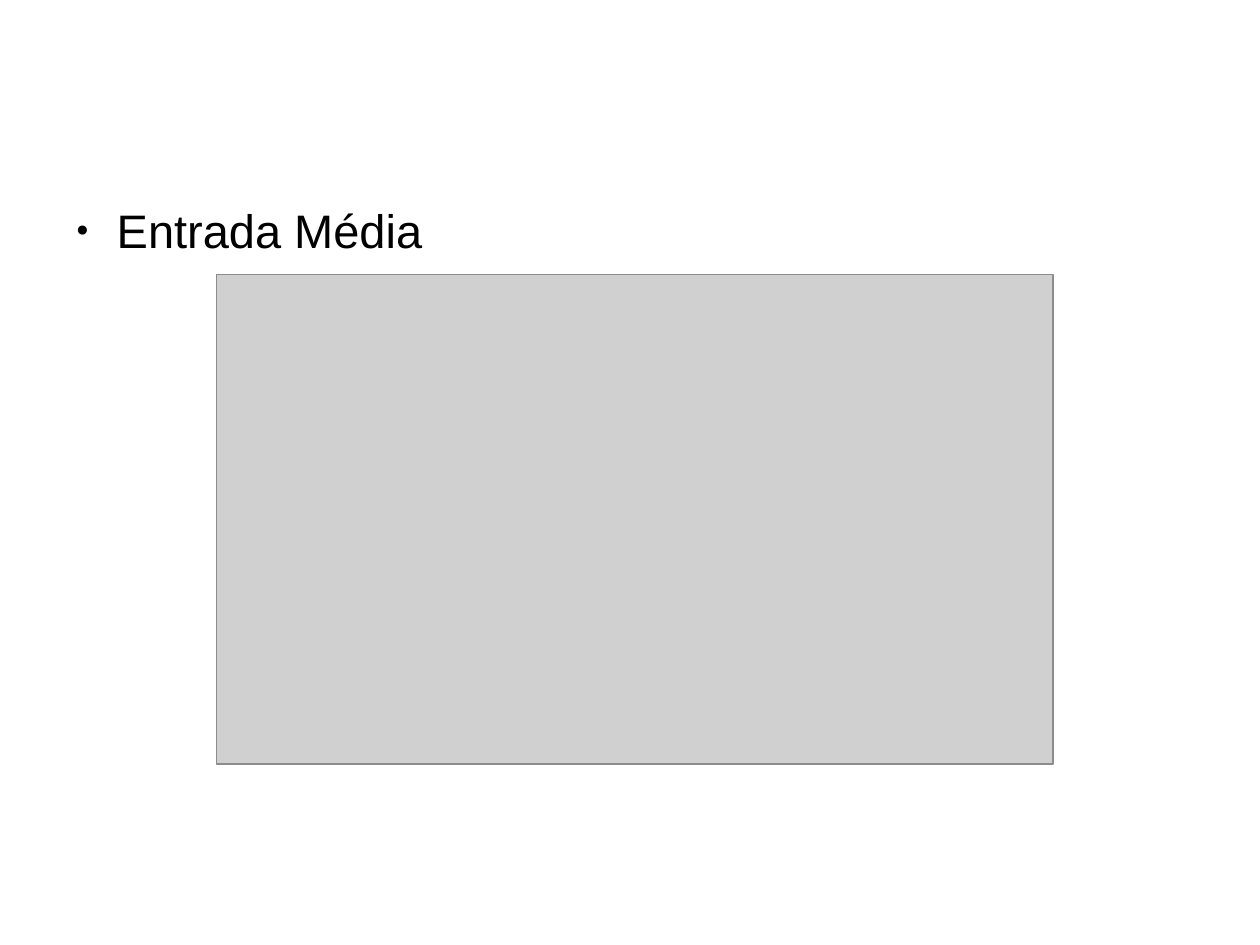
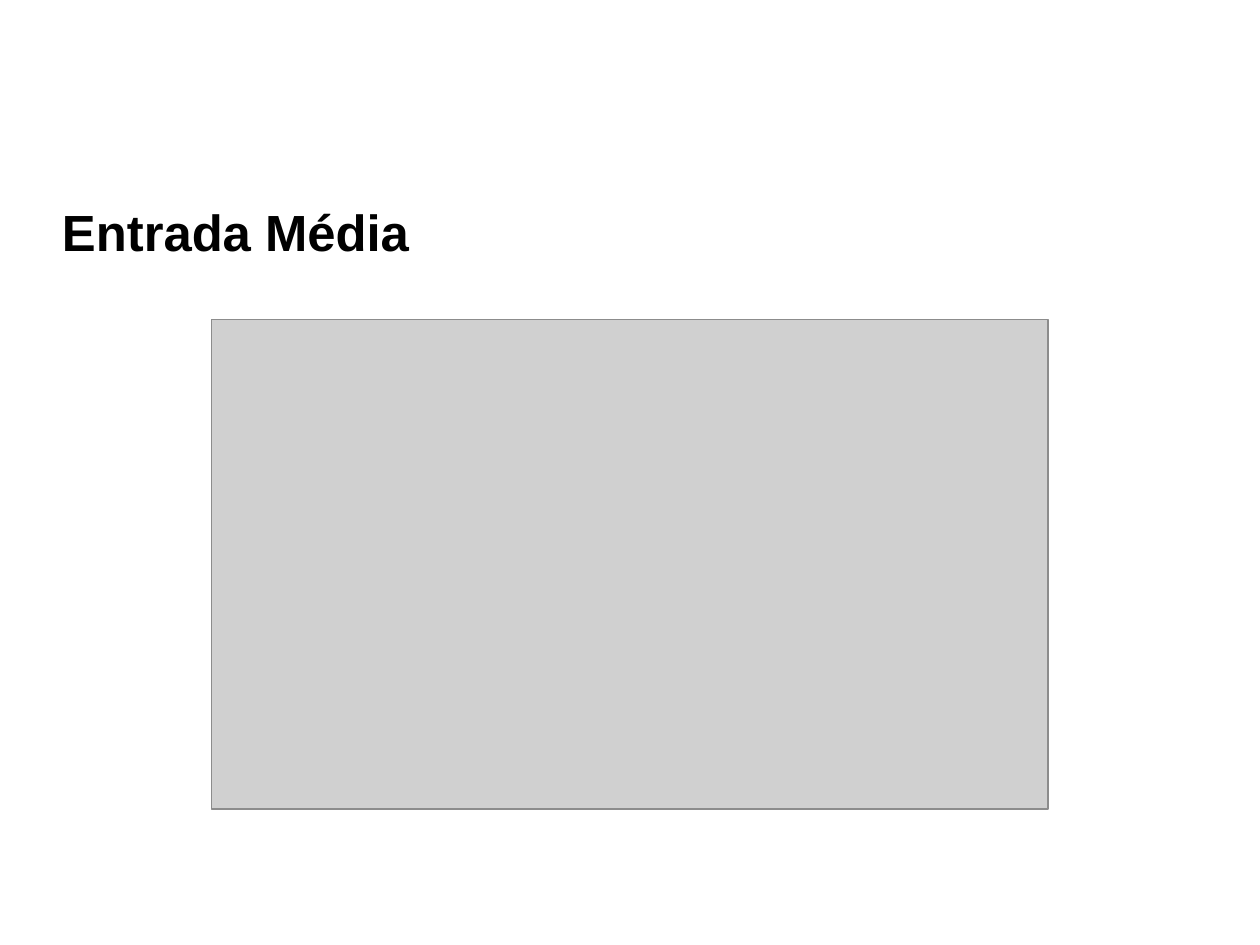
Before and after one commit to redes-2015/simula-rede, a slide deck: slide 3 of slides/slides.odp. Drawn at 1260x945 pixels with LibreOffice and Linux fonts; fonts in the diff are those of the drawing; grey boxes stand for pictures; background and template pictures are left out. Boxes give left, top, right and bottom in pixels: in the first picture for what was removed or moved away, otherwise in the second. Text is boxed around its words. In the diff, an @@ line names an element or a change of style, - is before the commit and + after.

```diff
--- a/slides/slides.odp
+++ b/slides/slides.odp
@@ text "Entrada Média" at [62, 213, 409, 252]: size 29.6 to 32 pt, bold on; bullet ● to none @@
@@ picture: place and size @@
-picture at [217, 274, 1054, 764]
+picture at [212, 319, 1048, 808]
```
Also in this commit, not shown: 10 other slides changed.
